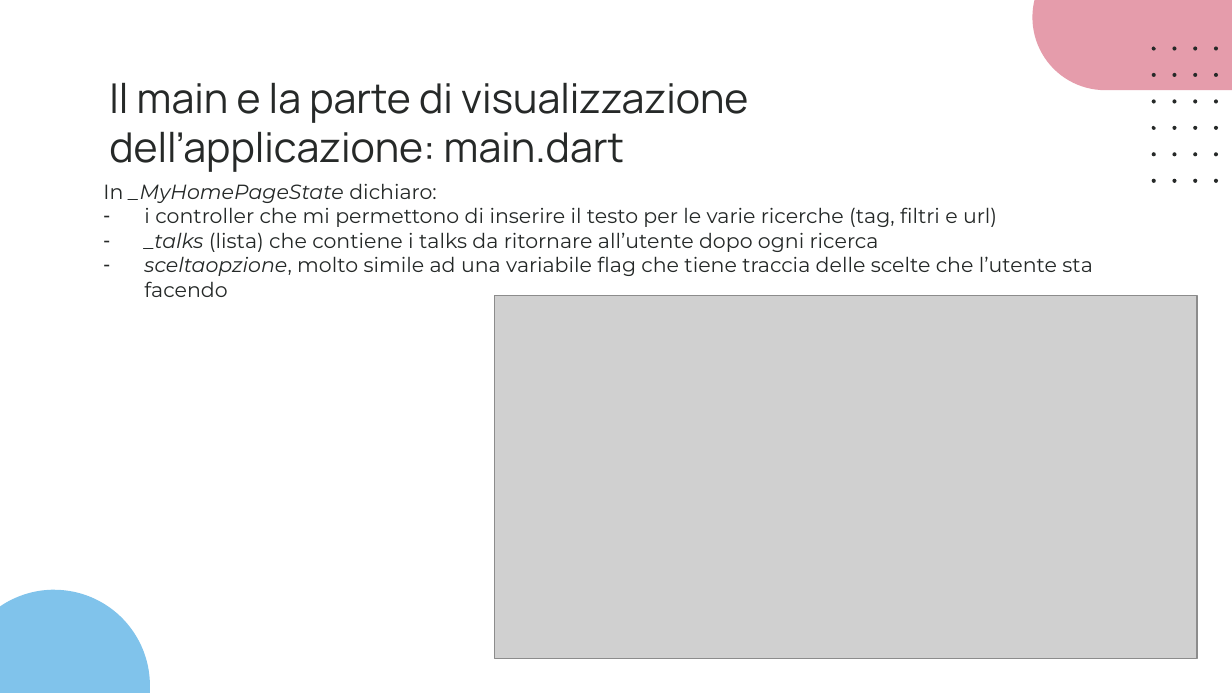
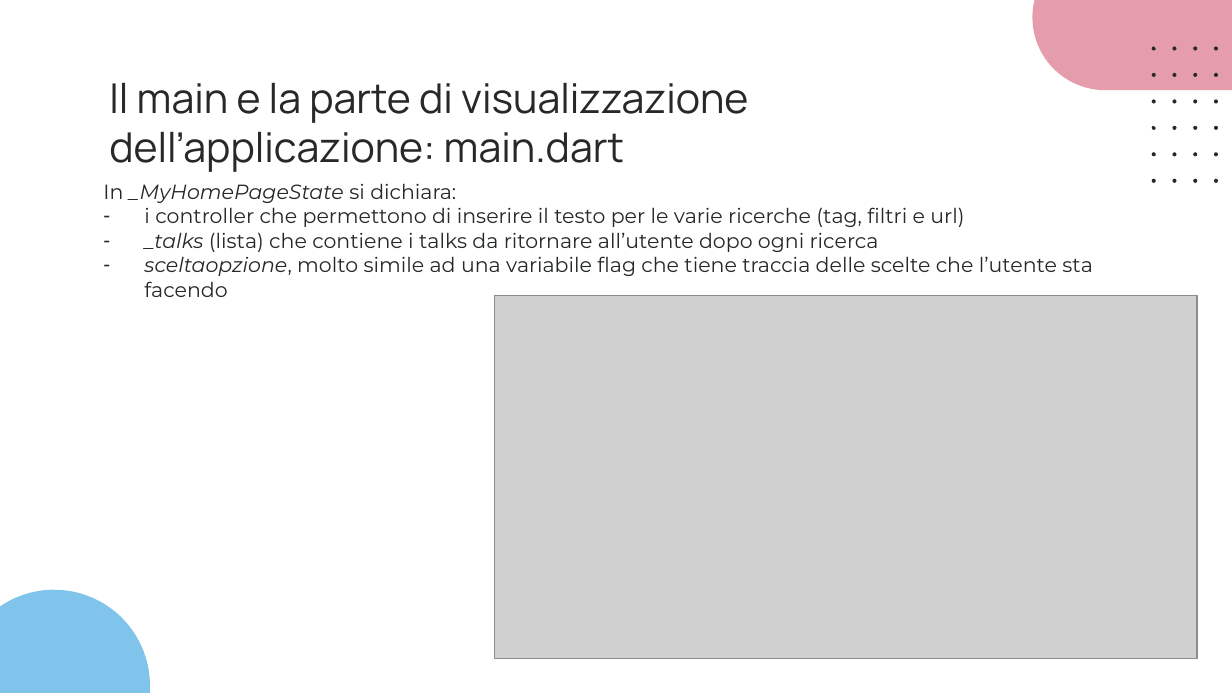
Before and after one commit to slocatelli30/CommuniTEDx, a slide deck: slide 47 of Progetto4.0/CommuniTEDx_4.0.pptx (slide 46 before the commit). Drawn at 1232x693 pixels with LibreOffice and Linux fonts; fonts in the diff are those of the drawing; grey boxes stand for pictures. Boxes give left, top, right and bottom in pixels: in the first picture for what was removed or moved away, otherwise in the second. Text is boxed around its words. In the diff, an @@ line names an element or a change of style, - is before the commit and + after.

```diff
--- a/Progetto4.0/CommuniTEDx_4.0.pptx
+++ b/Progetto4.0/CommuniTEDx_4.0.pptx
@@ text at box(103, 183, 964, 227): text changed @@
-In _MyHomePageState dichiaro:
-– i controller che mi permettono di inserire il testo per le varie ricerche (tag, filtri e url)
+In _MyHomePageState si dichiara:
+– i controller che permettono di inserire il testo per le varie ricerche (tag, filtri e url)
```
Also in this commit, not shown: 7 other slides changed, 2 slides added, 1 other file.
